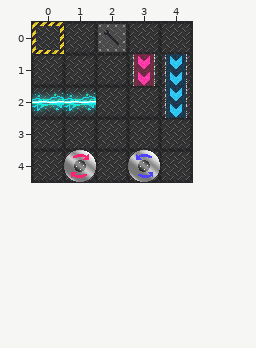
An edit to a level. Tiled map, assets/maps/testMap2.tmx. The first picture shows the starting point.
Cells are 32x32 px. Shown: x 0..4, y 0..4.
New version:
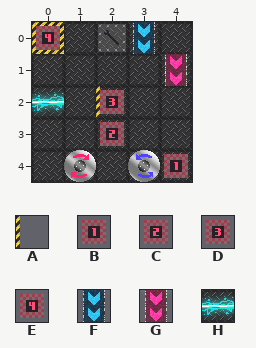
Key: from "roborallyTextures": A 1, B 5, C 6, D 12, E 13, F 28, G 31, H 55.
_ is an empty cell.
Tiles replaced or removed in this view: F, G, H.
See-through tiles are keyed as they look on the map.
Diff:
Changed rows in their new state; . is an unchanged cell.
Layer "belts":
first column x 3:
0 F.
1 _G
2 ._
Layer "lasers":
first column x 1:
2 _
Layer "walls":
first column x 2:
2 A
Layer "start":
first column x 0:
0 E....
2 ..D..
3 ..C..
4 ....B
